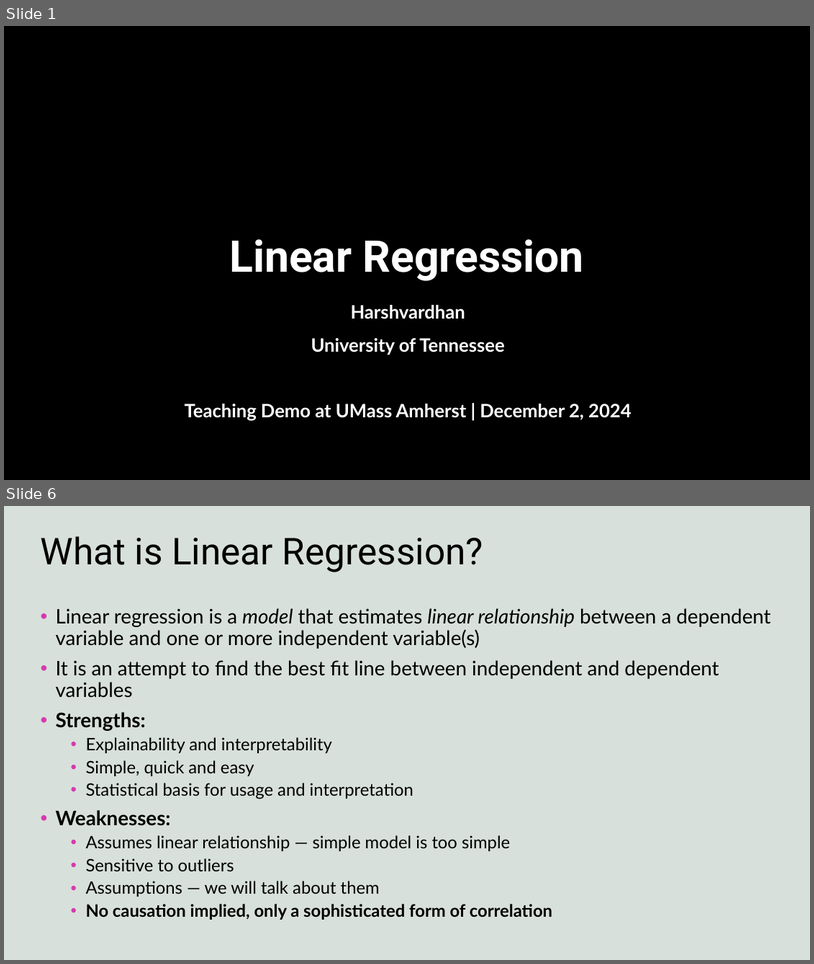
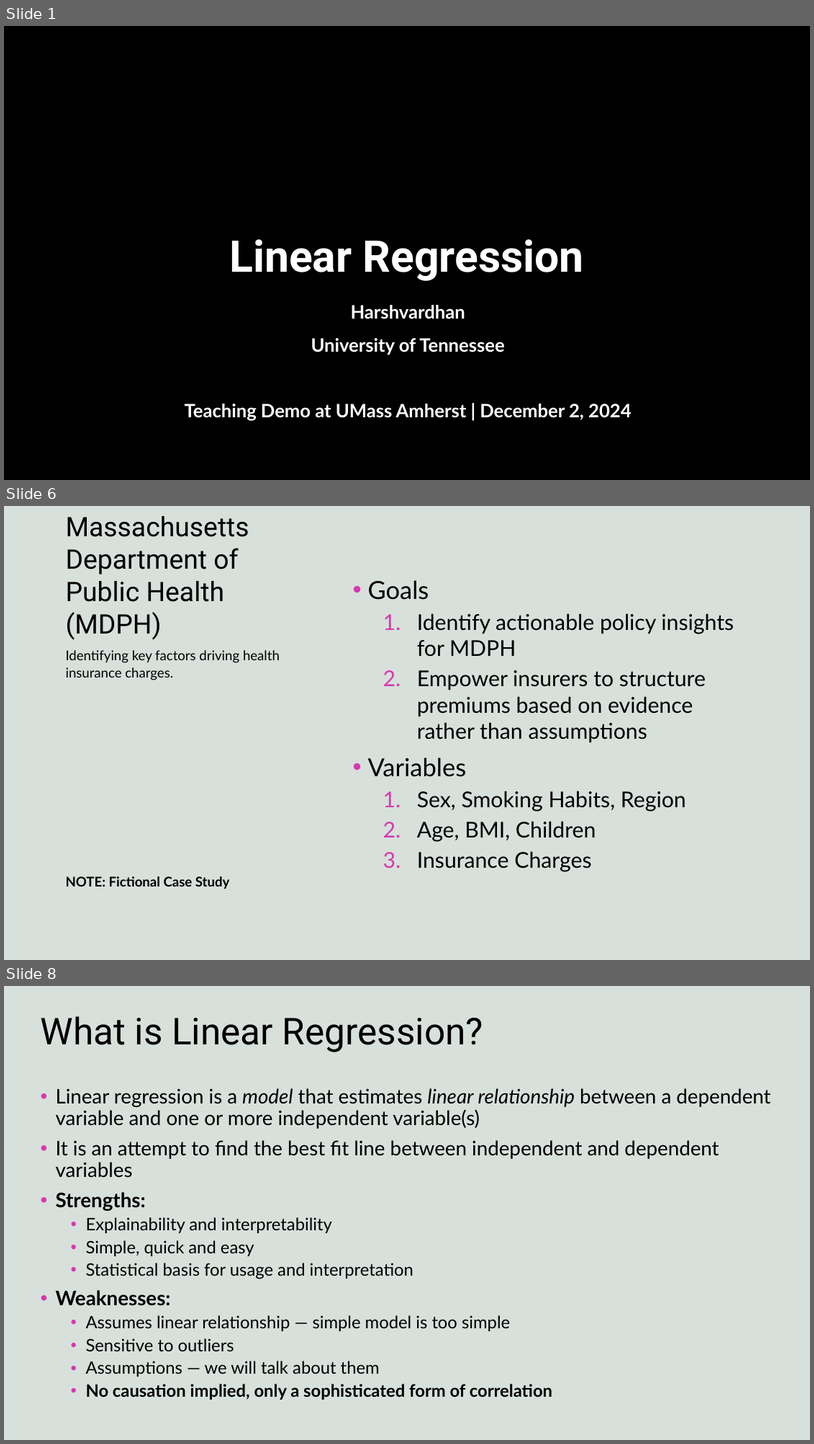
Before and after one commit to harshvardhaniimi/linear-regression, a slide deck: Slides.pptx. Shown one above the other, each under a label of ours: slides 1 and 6 before the commit, slides 1, 6 and 8 after it; the slides between them are not shown. The pictures are 814x964 and 814x1444 pixels, drawn with LibreOffice and Linux fonts; fonts in the diff are those of the drawing; background and template pictures are left out; a plain dark background stands for a picture behind light text. Boxes give left, top, right and bottom in pixels: in the first picture for what was removed or moved away, otherwise in the second. Text is boxed around its words. In the diff, an @@ line names an element or a change of style, - is before the commit and + after.

```diff
--- a/Slides.pptx
+++ b/Slides.pptx
@@ slide 6 added at (4,506,810,960), background #FFFFFF; not listed: 1 template element that a slide beside it also shows @@
@@ title added at (66,516,250,640), 32 pt, text #000000 @@
+Massachusetts Department of Public Health (MDPH)
@@ text added at (368,580,734,872), 25.9 pt, text #000000 @@
+• Goals
+  1. Identify actionable policy insights for MDPH
+  2. Empower insurers to structure premiums based on evidence rather than assumptions
+• Variables
+  1. Sex, Smoking Habits, Region
+  2. Age, BMI, Children
+  3. Insurance Charges
@@ text added at (66,650,280,888), 16 pt, text #000000 @@
+Identifying key factors driving health insurance charges.
+NOTE: Fictional Case Study
@@ what was slide 6 is now slide 8 @@
```
Also in this commit, not shown: 11 slides changed, 6 other slides added, 6 slides removed, 10 other files.
